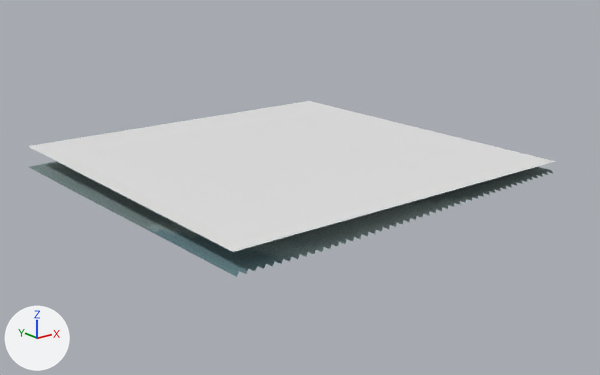
The glTF model eloria-assets/maps/continent-v2/saltsound/client/chunks/06_08/world.glb as it was, and as the next commit left it.
One viewpoint serves both versions: a 50 mm camera at (-468.9, 67.8, 55.1) aimed at (-340.2, 228.7, -9.2). Lighting does not change. The marker at lower left points along +X, +Y and +Z. The first picture is the older version. Where no turn or scale is listed for an object, it has been applied to the vertices. Vertices at exactly the same position are counted once.

Names of what the first picture shows: 'AuthoredGround_saltsoundBase_saltsound_06_08', 'Terrain_saltsound_06_08', 'Water_saltsound_06_08'.
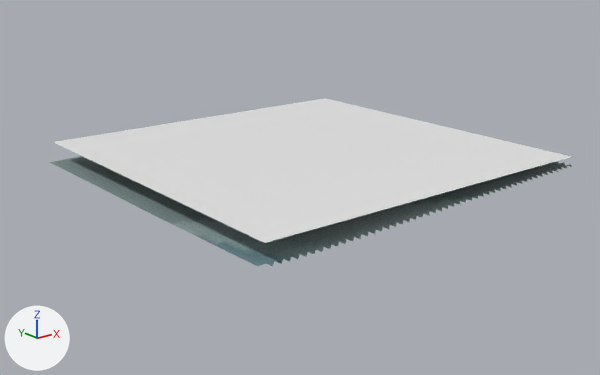
Location of each change, [x1, y1, x2, y2] in pixels of the pictures (600 x 375 px; the box of a moved part takes in the faces that stretch with it):
'Water_saltsound_06_08', mesh moved: before [28, 101, 556, 252]; after [54, 98, 571, 243]
'AuthoredGround_saltsoundBase_saltsound_06_08', reshaped: before [31, 161, 553, 277]; after [53, 157, 572, 267]
'Terrain_saltsound_06_08', reshaped (mostly hidden): before [29, 161, 223, 270]; after [50, 156, 259, 266]
part 1 of me_terrain_saltsound_06_08, moved or reshaped (not visible before): after [160, 216, 247, 260]
part 2 of me_terrain_saltsound_06_08, moved or reshaped (not visible before): after [246, 258, 259, 266]
part 3 of me_terrain_saltsound_06_08, moved or reshaped (not visible before): after [114, 193, 163, 218]
part 4 of me_terrain_saltsound_06_08, moved or reshaped (not visible before): after [92, 182, 146, 209]
part 5 of me_terrain_saltsound_06_08, moved or reshaped (mostly hidden): before [29, 161, 56, 174]; after [50, 156, 95, 183]
part 7 of me_authoredground_saltsoundbase_saltsound_06_08, added (mostly hidden): after [538, 161, 572, 172]
part 8 of me_authoredground_saltsoundbase_saltsound_06_08, deleted: before [31, 162, 266, 277]

Patch to the scene script:
```diff
--- a/eloria-assets/maps/continent-v2/saltsound/client/chunks/06_08/world.glb.py
+++ b/eloria-assets/maps/continent-v2/saltsound/client/chunks/06_08/world.glb.py
@@ me_terrain_saltsound_06_08 @@
 # used by ob_terrain_saltsound_06_08; location = (-2059.0, 6521.0, 0.0)
-me_terrain_saltsound_06_08.from_pydata(...)  # 2401 vertices, 4608 faces; spans x 1667.0..1763.0, y -6337.0..-6241.0, z -5.9..-2.5
+me_terrain_saltsound_06_08.from_pydata(...)  # 2401 vertices, 4608 faces; spans x 1673.0..1769.0, y -6337.0..-6241.0, z -5.7..-2.3
+# me_terrain_saltsound_06_08 part 1: 36 of the vertices in x 1667.0..1673.0, y -6331.0..-6301.0, z -5.0..-4.6 are moved by (6.0, 0.0, -0.2)
+# me_terrain_saltsound_06_08 part 2: 46 of the vertices in x 1667.0..1679.0, y -6337.0..-6291.0, z -5.2..-4.5 are moved by (6.0, 0.0, -0.1)
+# me_terrain_saltsound_06_08 part 3: 26 of the vertices in x 1667.0..1681.0, y -6337.0..-6281.0, z -5.4..-4.8 are moved by (6.0, 0.0, 0.0)
+# me_terrain_saltsound_06_08 part 4: 30 of the vertices in x 1667.0..1683.0, y -6337.0..-6269.0, z -5.6..-4.8 are moved by (6.0, 0.0, 0.1)
+# me_terrain_saltsound_06_08 part 5: 2196 of the vertices in x 1667.0..1763.0, y -6337.0..-6241.0, z -5.9..-2.5 are moved by (6.0, 0.0, 0.2)
+# other edits to the shape of me_terrain_saltsound_06_08 do not show in these pictures
 me_terrain_saltsound_06_08.materials.append(mat_continental_ground)
@@ me_water_saltsound_06_08 @@
 # used by ob_water_saltsound_06_08; location = (-2059.0, 6521.0, 0.0)
-me_water_saltsound_06_08.from_pydata(...)  # 4 vertices, 2 faces; spans x 1667.0..1763.0, y -6338.0..-6242.0, z 0.0
+me_water_saltsound_06_08.from_pydata(...)  # 4 vertices, 2 faces; spans x 1674.0..1770.0, y -6338.0..-6242.0, z 0.0
+# me_water_saltsound_06_08 part 6: the whole mesh is moved by (7.0, 0.0, 0.0)
 me_water_saltsound_06_08.materials.append(mat_water_sea)
@@ me_authoredground_saltsoundbase_saltsound_06_08 @@
 # used by ob_authoredground_saltsoundbase_saltsound_06_08; location = (-2059.0, 6521.0, 0.0)
-me_authoredground_saltsoundbase_saltsound_06_08.from_pydata(...)  # 2448 vertices, 4608 faces; spans x 1667.0..1763.0, y -6339.0..-6241.0, z -5.9..-2.5
+me_authoredground_saltsoundbase_saltsound_06_08.from_pydata(...)  # 2496 vertices, 4608 faces; spans x 1673.0..1771.0, y -6339.0..-6241.0, z -5.7..-2.3
+# me_authoredground_saltsoundbase_saltsound_06_08 part 7: 199 vertices added at x 1763.0..1771.0, y -6339.0..-6241.0, z -3.4..-2.3
+# me_authoredground_saltsoundbase_saltsound_06_08 part 8: 151 vertices removed from x 1667.0..1673.0, y -6339.0..-6241.0, z -5.9..-4.5
 me_authoredground_saltsoundbase_saltsound_06_08.materials.append(mat_authored_saltsoundbase)
```
